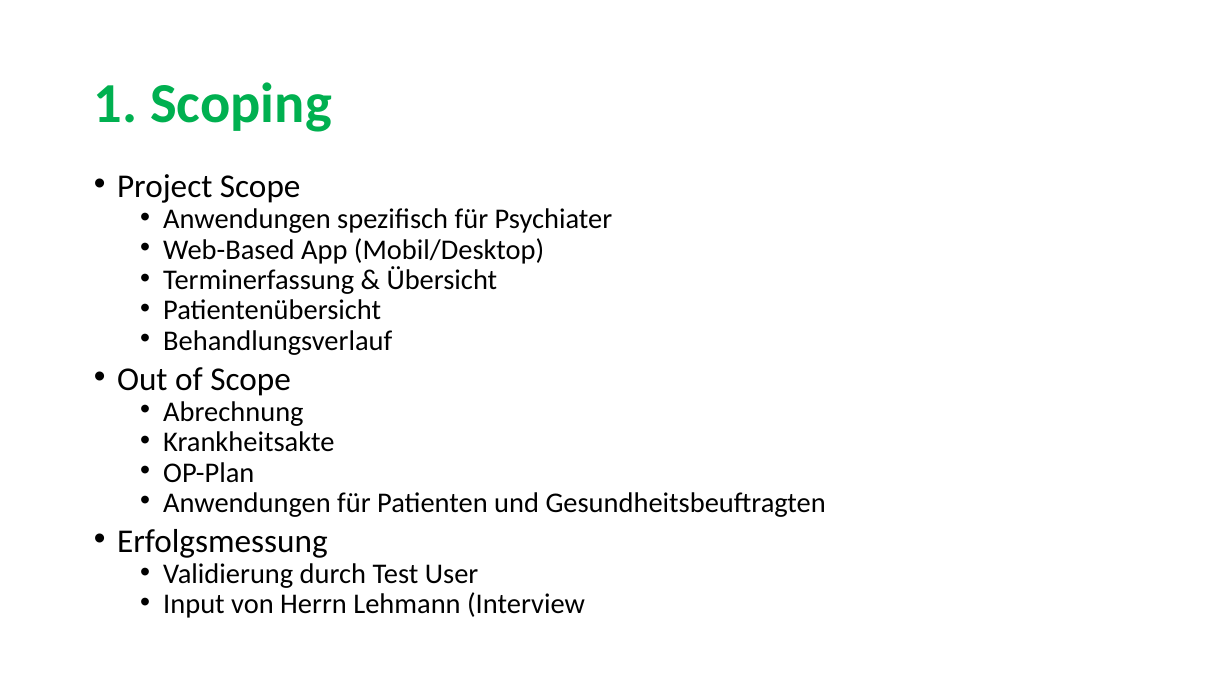
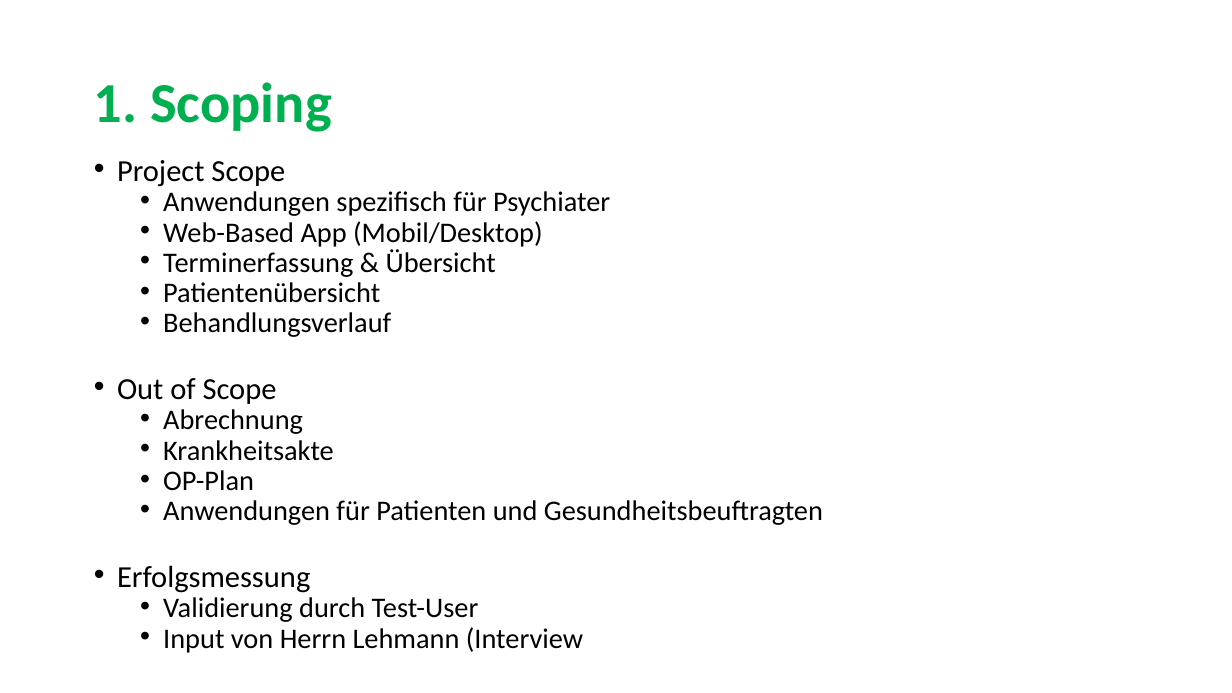
Before and after one commit to sarahmele/ch.bfh.btx8081.w2015.green, a slide deck: slide 3 of doc/task03/Task3.pptx. Drawn at 1232x693 pixels with LibreOffice and Linux fonts; fonts in the diff are those of the drawing. Boxes give left, top, right and bottom in pixels: in the first picture for what was removed or moved away, otherwise in the second. Text is boxed around its words. In the diff, an @@ line names an element or a change of style, - is before the commit and + after.

```diff
--- a/doc/task03/Task3.pptx
+++ b/doc/task03/Task3.pptx
@@ text "Project Scope": place and size @@
-text "Project Scope" at bbox=[117, 174, 826, 618]
+text "Project Scope" at bbox=[117, 160, 823, 653]
@@ text at bbox=[117, 160, 823, 653]: size 25.9 to 23.8 pt in "Project Scope", "Out of Scope", "Erfolgsmessung"; size 22.2 to 22.1 pt in "Anwendungen spezifisch für Psychiater", "Web-Based App (Mobil/Desktop)", "Terminerfassung & Übersicht", "Patientenübersicht" and 6 more places @@
@@ text at bbox=[163, 597, 479, 622]: text changed; size 22.2 to 22.1 pt @@
-  • Validierung durch Test User
+  • Validierung durch Test-User
```
Also in this commit, not shown: 8 other slides changed.
